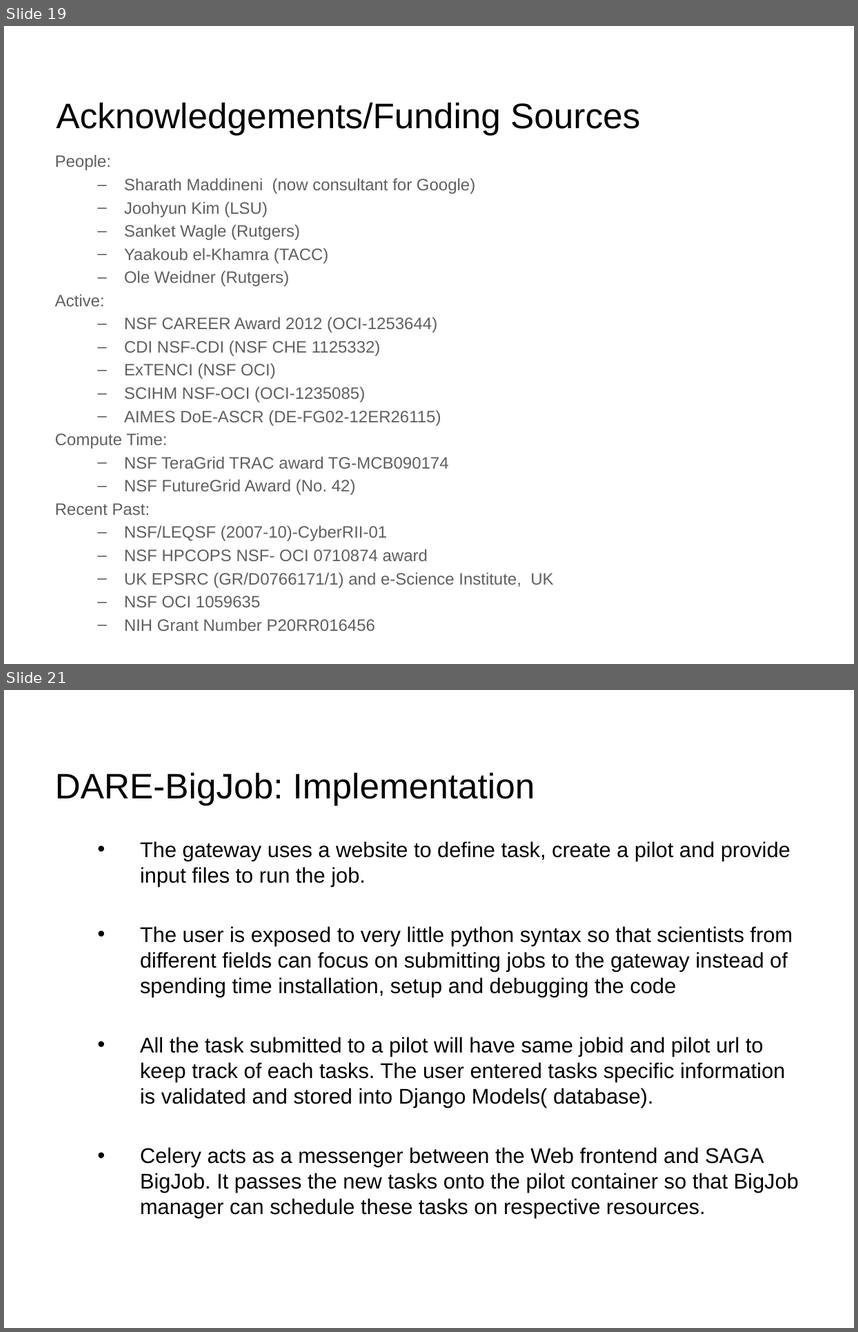
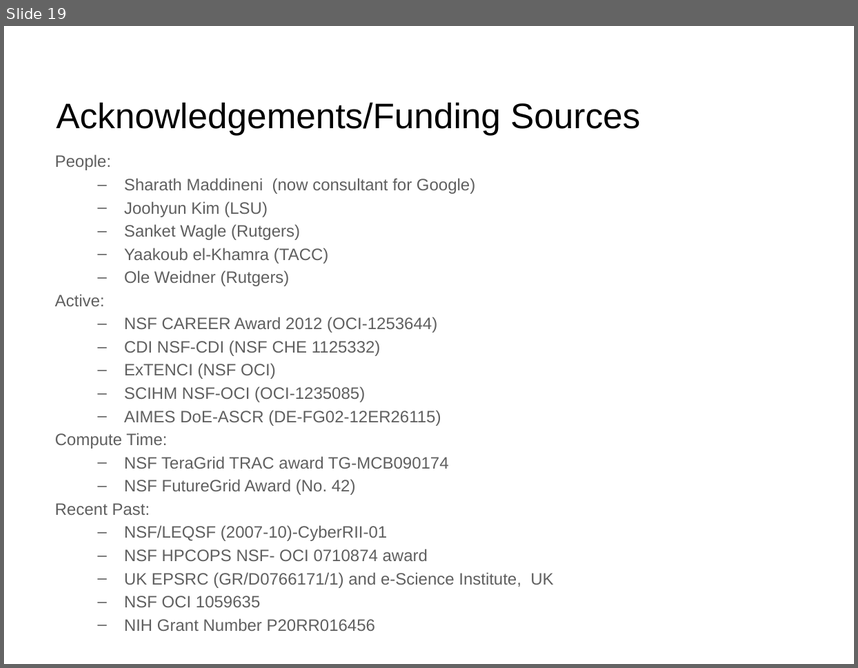
Before and after one commit to saga-project/presentations, a slide deck: dare-egi.v1.0.pptx. Shown one above the other, each under a label of ours: slides 19 and 21 before the commit, slide 19 after it; the slides between them are not shown. The pictures are 858x1332 and 858x668 pixels, drawn with LibreOffice and Linux fonts; fonts in the diff are those of the drawing; background and template pictures are left out. Boxes give left, top, right and bottom in pixels: in the first picture for what was removed or moved away, otherwise in the second. Text is boxed around its words. In the diff, an @@ line names an element or a change of style, - is before the commit and + after.

Commit message:
final version

```diff
--- a/dare-egi.v1.0.pptx
+++ b/dare-egi.v1.0.pptx
@@ slide 21 removed at (4,690,854,1328), background #FFFFFF @@
@@ title removed at (55,772,535,805) @@
-DARE-BigJob: Implementation
@@ text removed at (140,841,799,1218) @@
-  • The gateway uses a website to define task, create a pilot and provide input files to run the job.
-  • The user is exposed to very little python syntax so that scientists from different fields can focus on submitting jobs to the gateway instead of spending time installation, setup and debugging the code
-  • All the task submitted to a pilot will have same jobid and pilot url to keep track of each tasks. The user entered tasks specific information is validated and stored into Django Models( database).
-  • Celery acts as a messenger between the Web frontend and SAGA BigJob. It passes the new tasks onto the pilot container so that BigJob manager can schedule these tasks on respective resources.
```
Also in this commit, not shown: 1 other slide removed.
